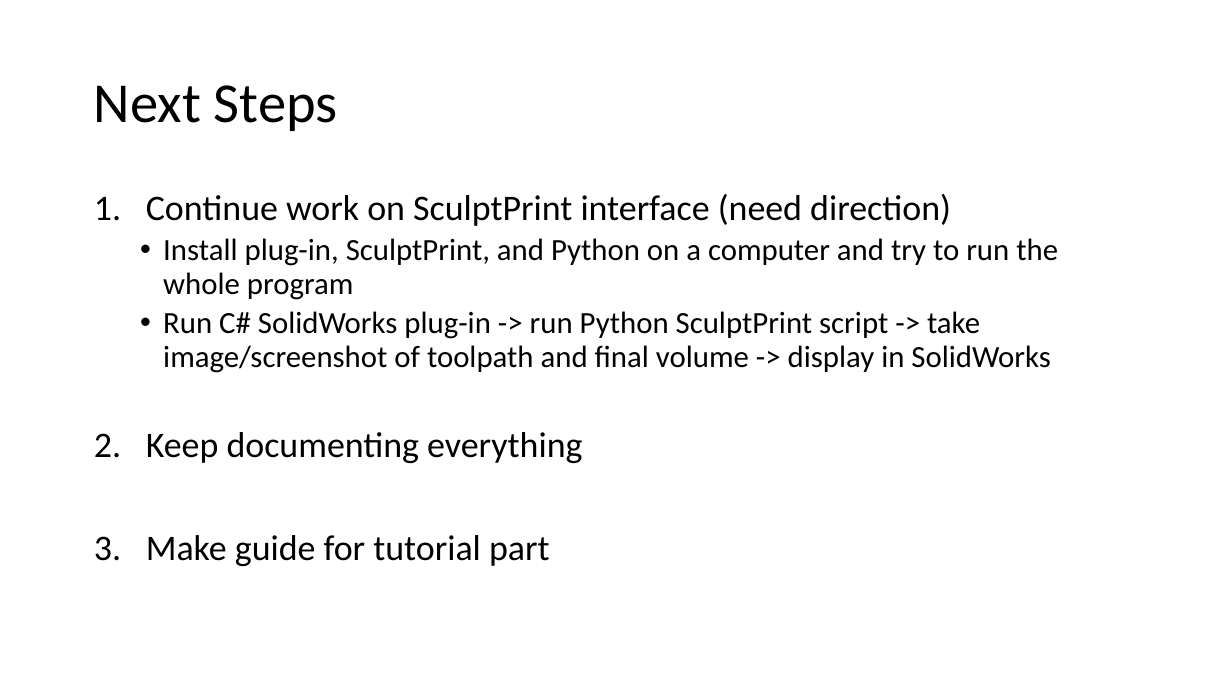
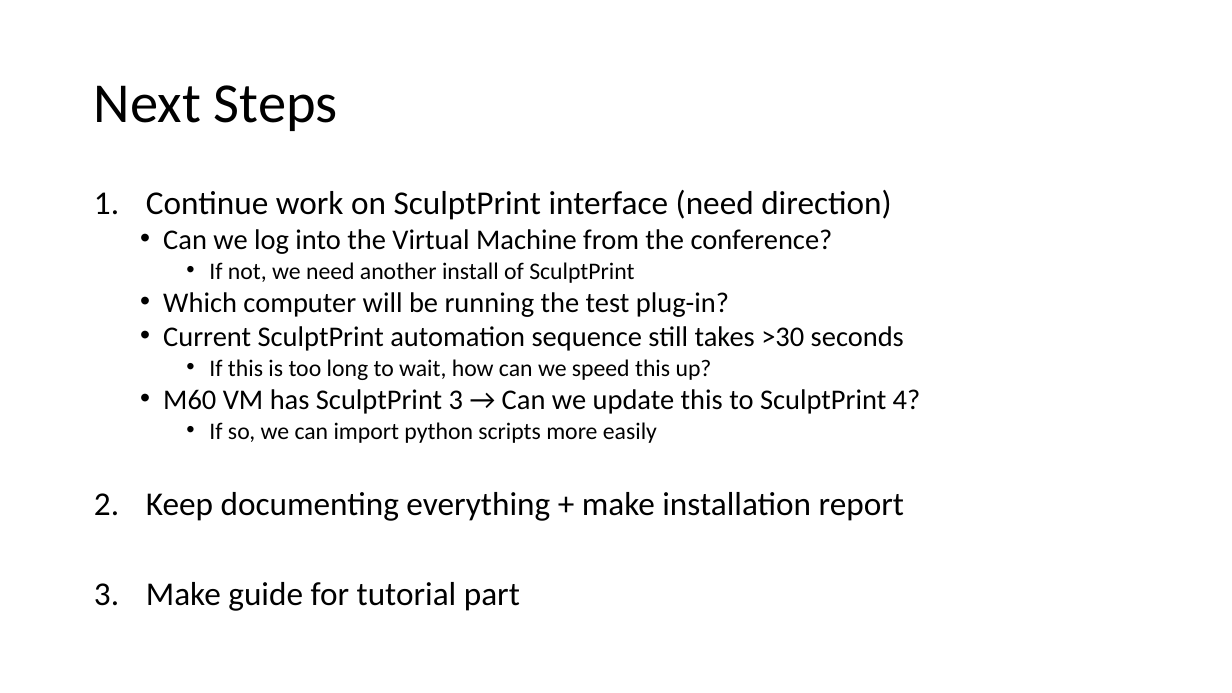
Before and after one commit to amarellapudi/Solidworks-DFM-PlugIn, a slide deck: slide 3 of Weekly Updates/Week5.pptx. Drawn at 1232x693 pixels with LibreOffice and Linux fonts; fonts in the diff are those of the drawing. Boxes give left, top, right and bottom in pixels: in the first picture for what was removed or moved away, otherwise in the second. Text is boxed around its words. In the diff, an @@ line names an element or a change of style, - is before the commit and + after.

```diff
--- a/Weekly Updates/Week5.pptx
+++ b/Weekly Updates/Week5.pptx
@@ text at (x1=146, y1=190, x2=891, y2=611): size 28 to 25.9 pt in "Continue work on SculptPrint interface (need direction)", "Make guide for tutorial part"; line spacing 0.9 to 0.8 @@
@@ text at (x1=146, y1=229, x2=921, y2=521): text changed; size 24 to 22.2 pt @@
-  • Install plug-in, SculptPrint, and Python on a computer and try to run the whole program
-  • Run C# SolidWorks plug-in -> run Python SculptPrint script -> take image/screenshot of toolpath and final volume -> display in SolidWorks
-2. Keep documenting everything
+  • Can we log into the Virtual Machine from the conference?
+    • If not, we need another install of SculptPrint
+  • Which computer will be running the test plug-in?
+  • Current SculptPrint automation sequence still takes >30 seconds
+    • If this is too long to wait, how can we speed this up?
+  • M60 VM has SculptPrint 3 → Can we update this to SculptPrint 4?
+    • If so, we can import python scripts more easily
+2. Keep documenting everything + make installation report
```
Also in this commit, not shown: 1 other slide changed, 1 slide added, 13 other files.
